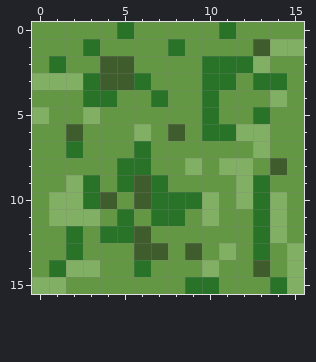
Two versions of one pixel-art sprite, Resources/grass.png. The picture above was drawn from the file before the commit.
The file is 16x16 pixels.
The same view after the edit:
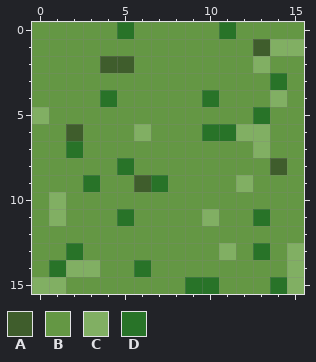
Palette (. is transparent): A #3f5d2c  B #649744  C #81af63  D #287328
Changes in this commit:
y 1: x 3 D -> B; x 8 D -> B
y 2: x 1 D -> B; x 10..12 DDD -> BBB
y 3: x 0..6 CCCDAAD -> BBBBBBB; x 10..11 DD -> BB; x 13 D -> B
y 4: x 3 D -> B; x 7 D -> B
y 5: x 3 C -> B; x 10 D -> B
y 6: x 8 A -> B
y 7: x 6 D -> B
y 8: x 6 D -> B; x 9 C -> B; x 11..12 CC -> BB
y 9: x 2 C -> B; x 5 D -> B; x 13 D -> B
y 10: x 2..4 CDA -> BBB; x 6..10 ADDDC -> BBBBB; x 12..14 CDC -> BBB
y 11: x 2..3 CC -> BB; x 7..8 DD -> BB; x 14 C -> B
y 12: x 2 D -> B; x 4..6 DDA -> BBB; x 13..14 DC -> BB
y 13: x 6..7 AA -> BB; x 9 A -> B
y 14: x 10 C -> B; x 13 A -> B
